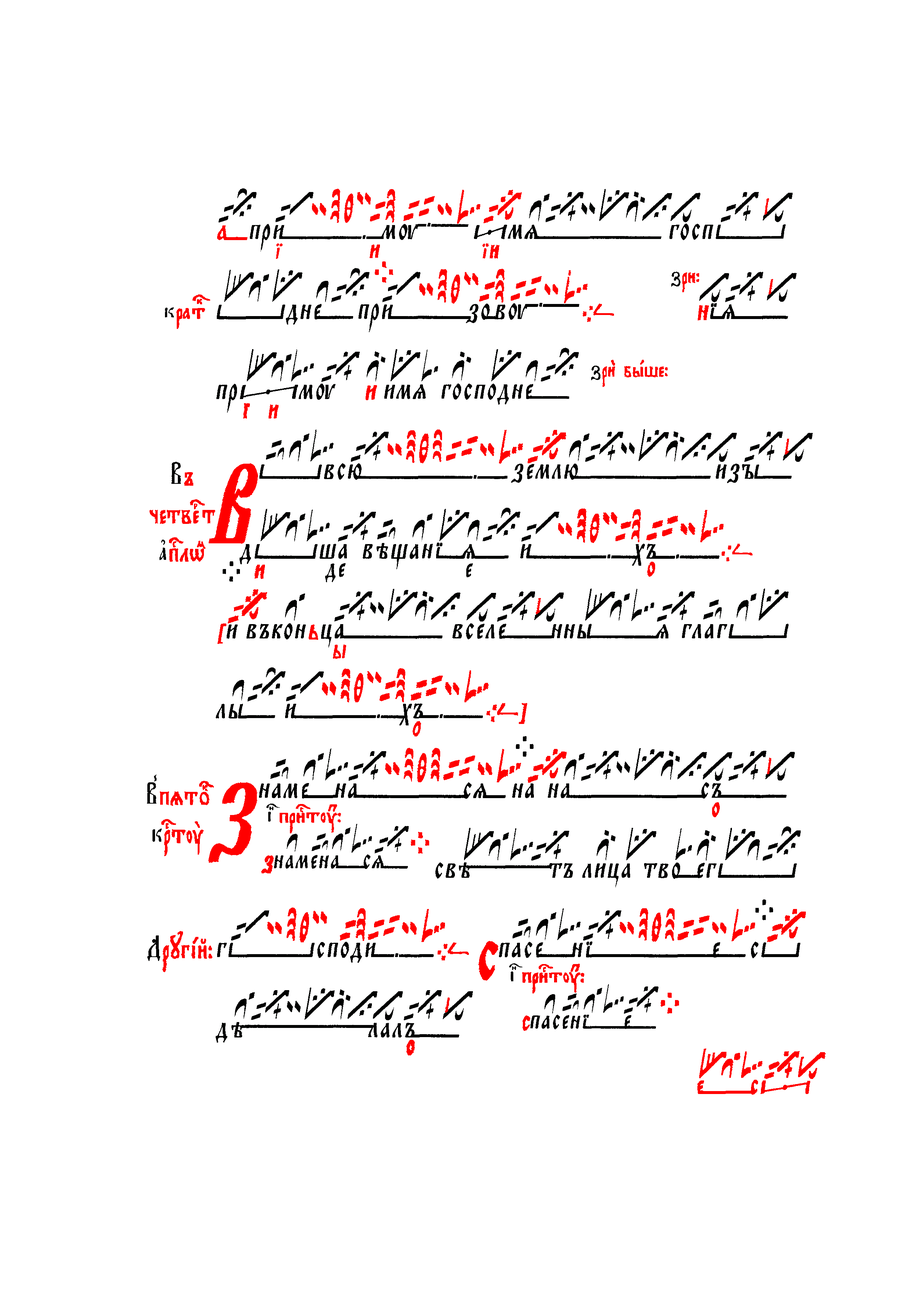
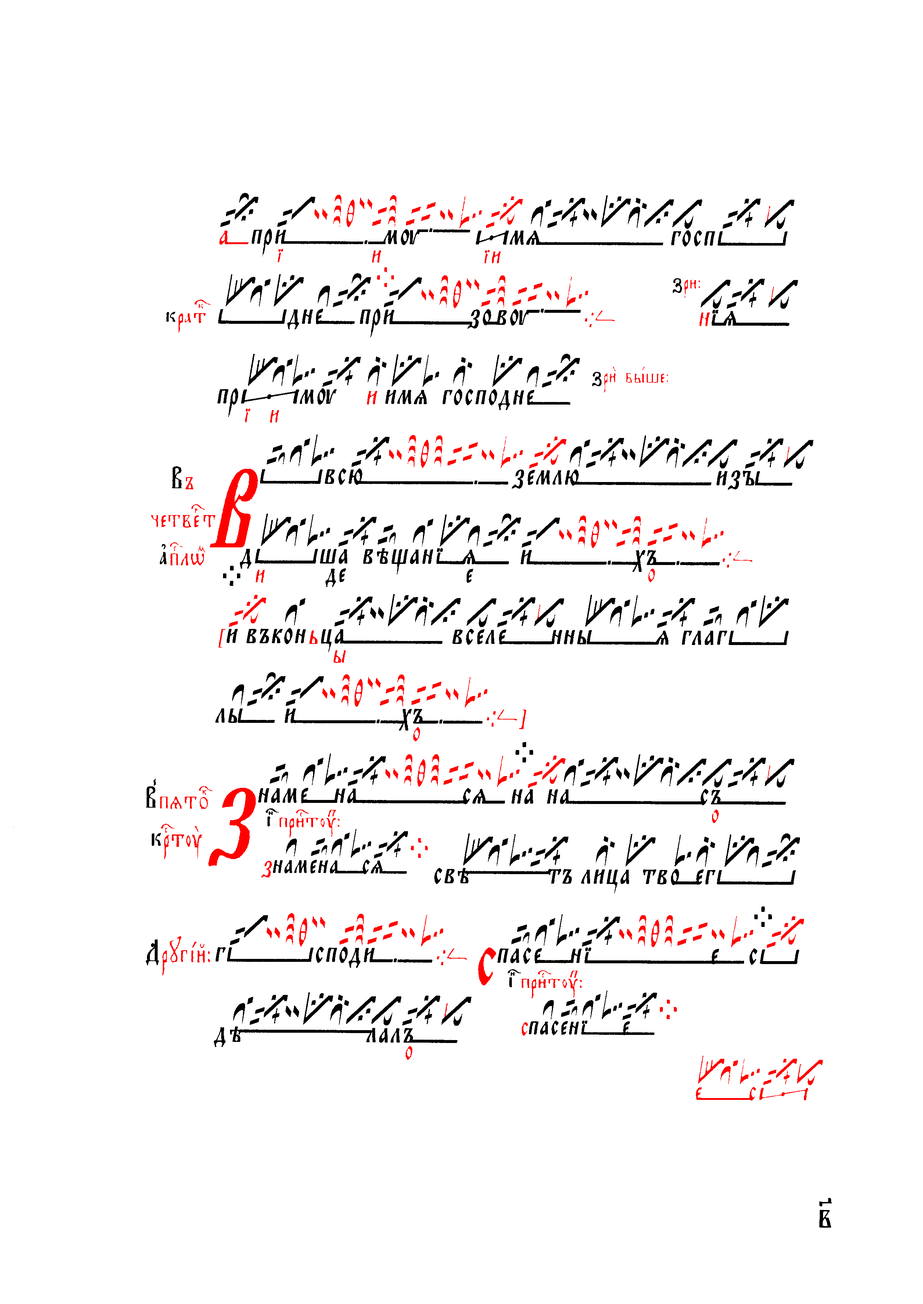
Comparing the layer stacks of the two 923 x 1304 images. Changes:
painted on "Червила" over [13, 188, 826, 1101]
painted on "Чернила" over [145, 188, 832, 1229]
